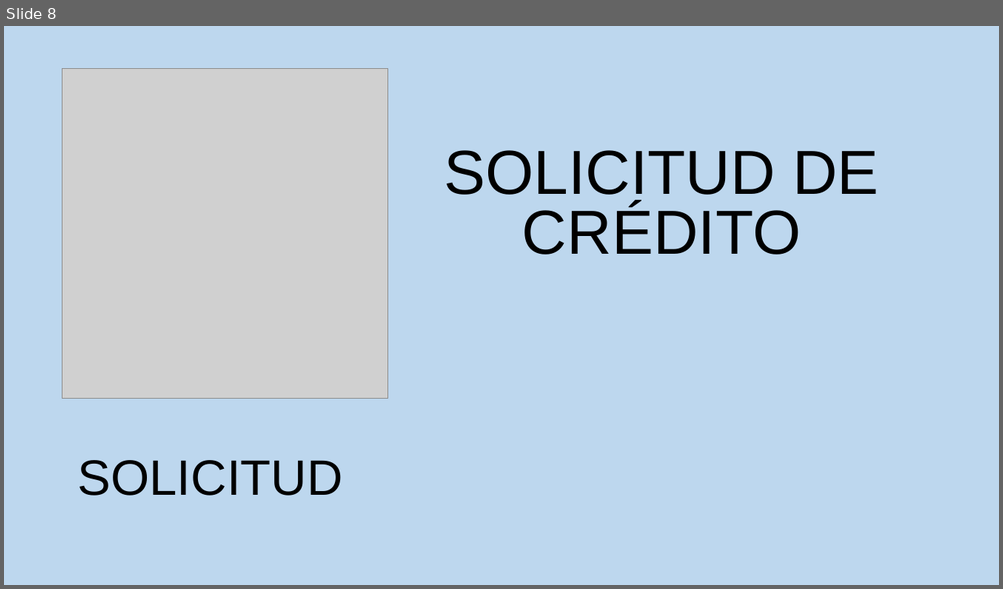
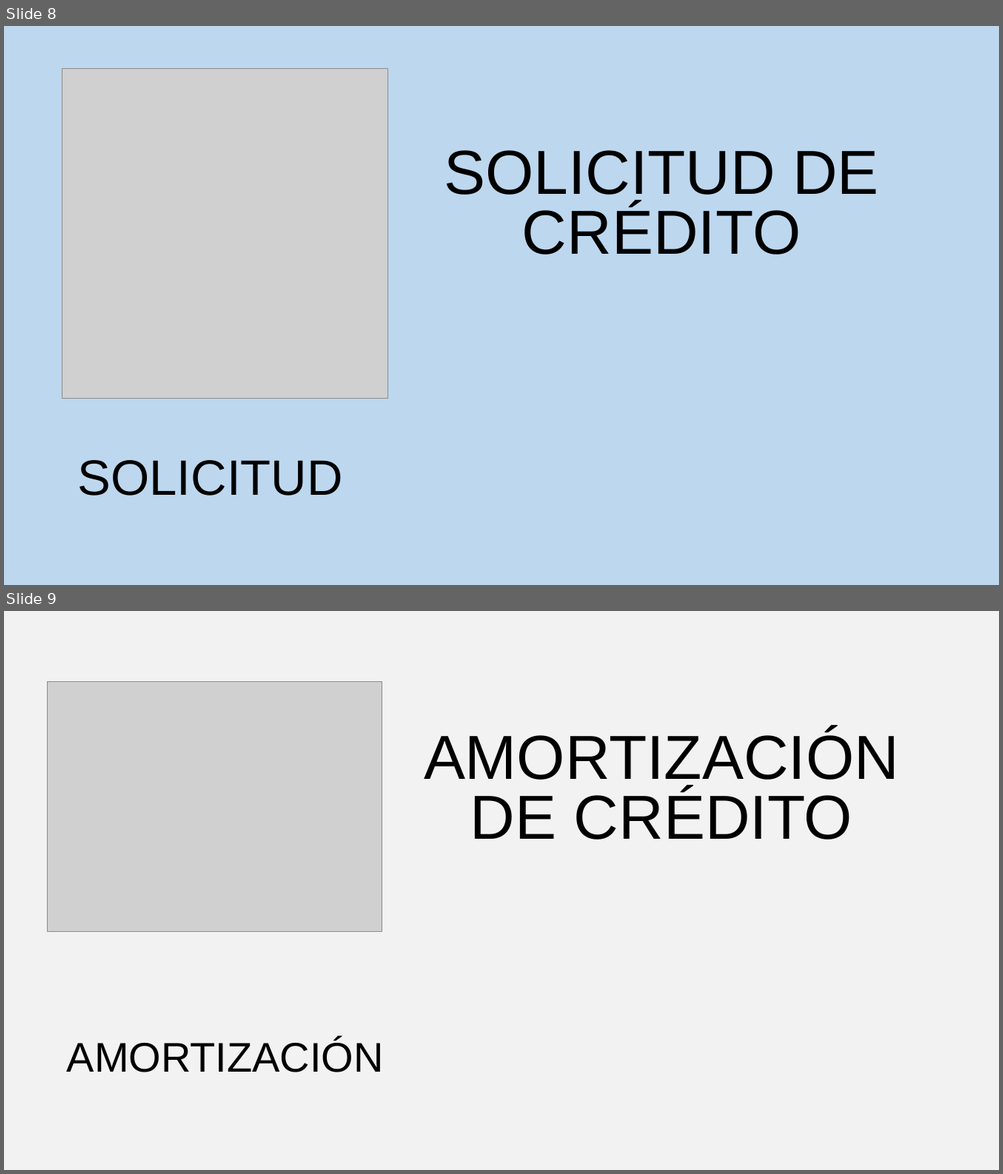
Before and after one commit to anderlike2/ManejoFondo, a slide deck: Documentacion/GeneradorOpciones.pptx. Shown one above the other, each under a label of ours: slide 8 before the commit, slides 8 and 9 after it. The pictures are 1003x589 and 1003x1174 pixels, drawn with LibreOffice and Linux fonts; fonts in the diff are those of the drawing; grey boxes stand for pictures. Boxes give left, top, right and bottom in pixels: in the first picture for what was removed or moved away, otherwise in the second. Text is boxed around its words. In the diff, an @@ line names an element or a change of style, - is before the commit and + after.

```diff
--- a/Documentacion/GeneradorOpciones.pptx
+++ b/Documentacion/GeneradorOpciones.pptx
@@ slide 9 added at bbox=[4, 611, 999, 1170], background #F2F2F2 @@
@@ picture added at bbox=[47, 682, 381, 932] @@
@@ text added at bbox=[424, 730, 899, 840], 60 pt, text #000000 @@
+AMORTIZACIÓN DE CRÉDITO
@@ text added at bbox=[67, 1039, 384, 1073], 40 pt, text #000000 @@
+AMORTIZACIÓN
```
Also in this commit, not shown: 12 other files.
